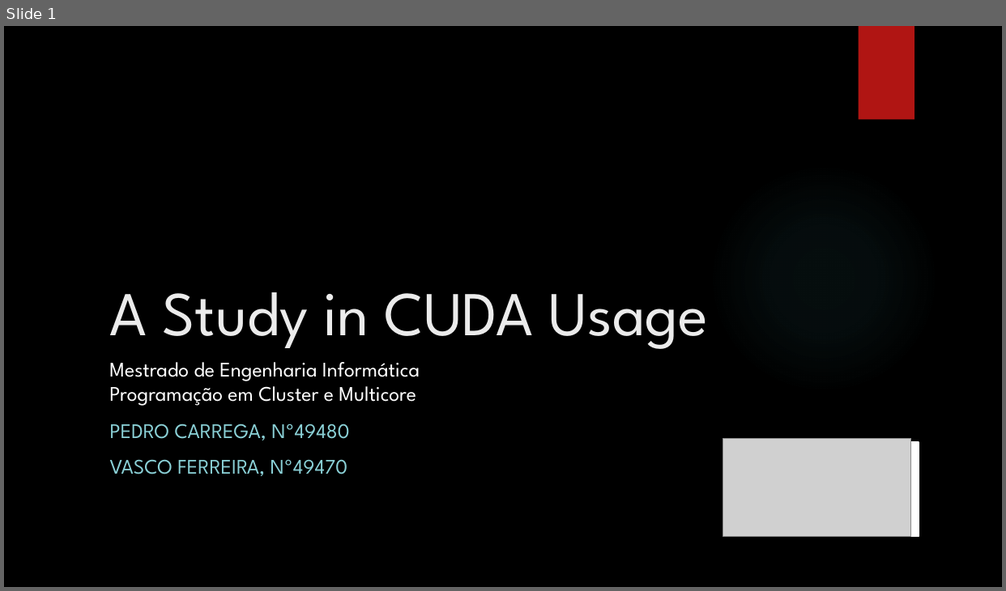
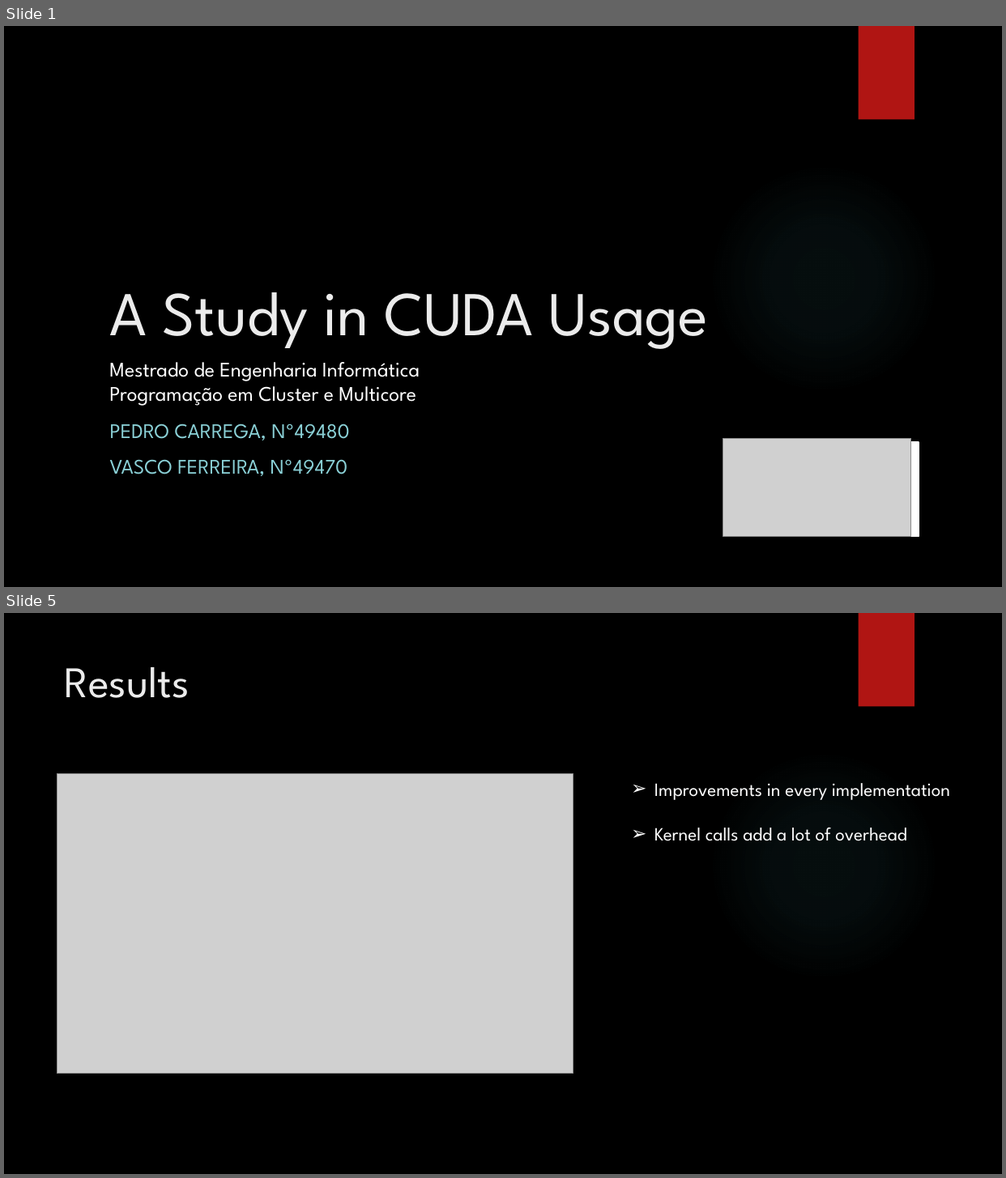
Before and after one commit to pedrocarrega/projectPCM, a slide deck: presentation.pptx. Shown one above the other, each under a label of ours: slide 1 before the commit, slides 1 and 5 after it; the slides between them are not shown. The pictures are 1006x591 and 1006x1178 pixels, drawn with LibreOffice and Linux fonts; fonts in the diff are those of the drawing; grey boxes stand for pictures; background and template pictures are left out. Boxes give left, top, right and bottom in pixels: in the first picture for what was removed or moved away, otherwise in the second. Text is boxed around its words. In the diff, an @@ line names an element or a change of style, - is before the commit and + after.

```diff
--- a/presentation.pptx
+++ b/presentation.pptx
@@ slide 5 added at (x1=4, y1=613, x2=1002, y2=1174), background picture (left out); not listed: 2 template elements that a slide beside it also shows @@
@@ title added at (x1=65, y1=667, x2=190, y2=698), 42 pt, text #EBEBEB @@
+Results
@@ picture added at (x1=57, y1=774, x2=573, y2=1074) @@
@@ text added at (x1=654, y1=783, x2=950, y2=841), 18 pt, text #FFFFFF @@
+➢ Improvements in every implementation
+➢ Kernel calls add a lot of overhead
```
Also in this commit, not shown: 4 slides changed, 1 slide removed, 2 other files.
